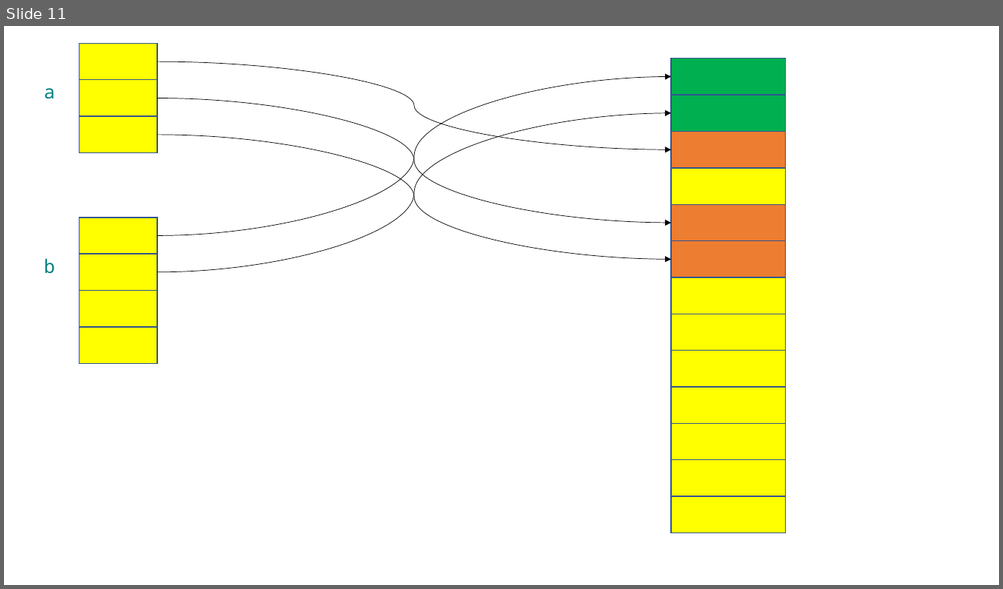
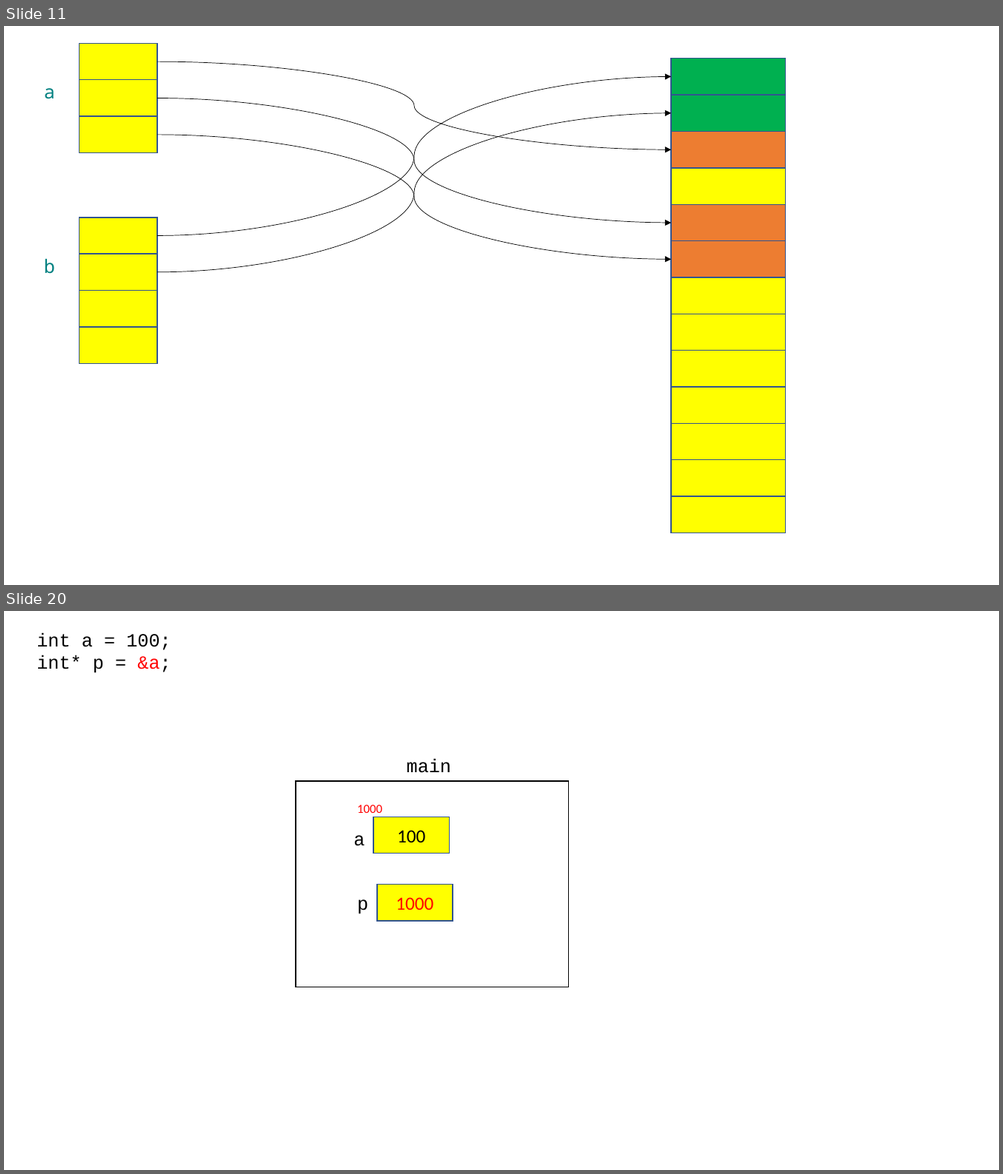
Before and after one commit to Seyoung9304/hyundai_swip, a slide deck: 230216.pptx. Shown one above the other, each under a label of ours: slide 11 before the commit, slides 11 and 20 after it; the slides between them are not shown. The pictures are 1003x589 and 1003x1174 pixels, drawn with LibreOffice and Linux fonts; fonts in the diff are those of the drawing. Boxes give left, top, right and bottom in pixels: in the first picture for what was removed or moved away, otherwise in the second. Text is boxed around its words. In the diff, an @@ line names an element or a change of style, - is before the commit and + after.

```diff
--- a/230216.pptx
+++ b/230216.pptx
@@ slide 20 added at (x1=4, y1=611, x2=999, y2=1170), background #FFFFFF @@
@@ text added at (x1=37, y1=633, x2=170, y2=673), 18 pt, text #000000 @@
+int a = 100;
+int* p = &a;
@@ text added at (x1=407, y1=759, x2=451, y2=773), 18 pt, text #000000 @@
+main
@@ rectangle added at (x1=296, y1=781, x2=569, y2=987), fill #FFFFFF, outline #000000 1 pt @@
@@ text added at (x1=357, y1=805, x2=382, y2=813), 12 pt, text #FF0000 @@
+1000
@@ rectangle added at (x1=373, y1=817, x2=449, y2=854), fill #FFFF00, outline #325491 1 pt, 18 pt, text #000000 @@
+100
@@ text added at (x1=353, y1=835, x2=364, y2=846), 18 pt, text #000000 @@
+a
@@ rectangle added at (x1=377, y1=885, x2=452, y2=921), fill #FFFF00, outline #325491 1 pt, 18 pt, text #FF0000 @@
+1000
@@ text added at (x1=357, y1=900, x2=368, y2=914), 18 pt, text #000000 @@
+p
```
Also in this commit, not shown: 9 other slides added, 2 other files.
